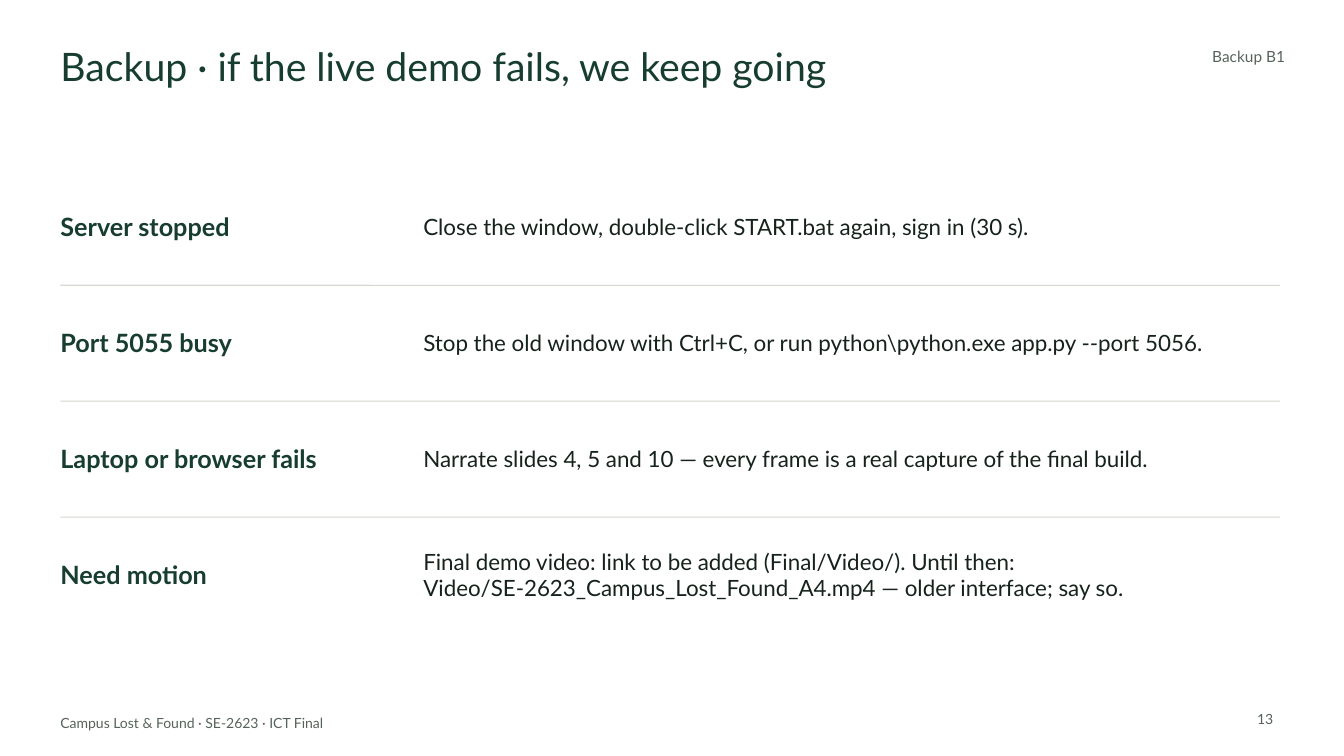
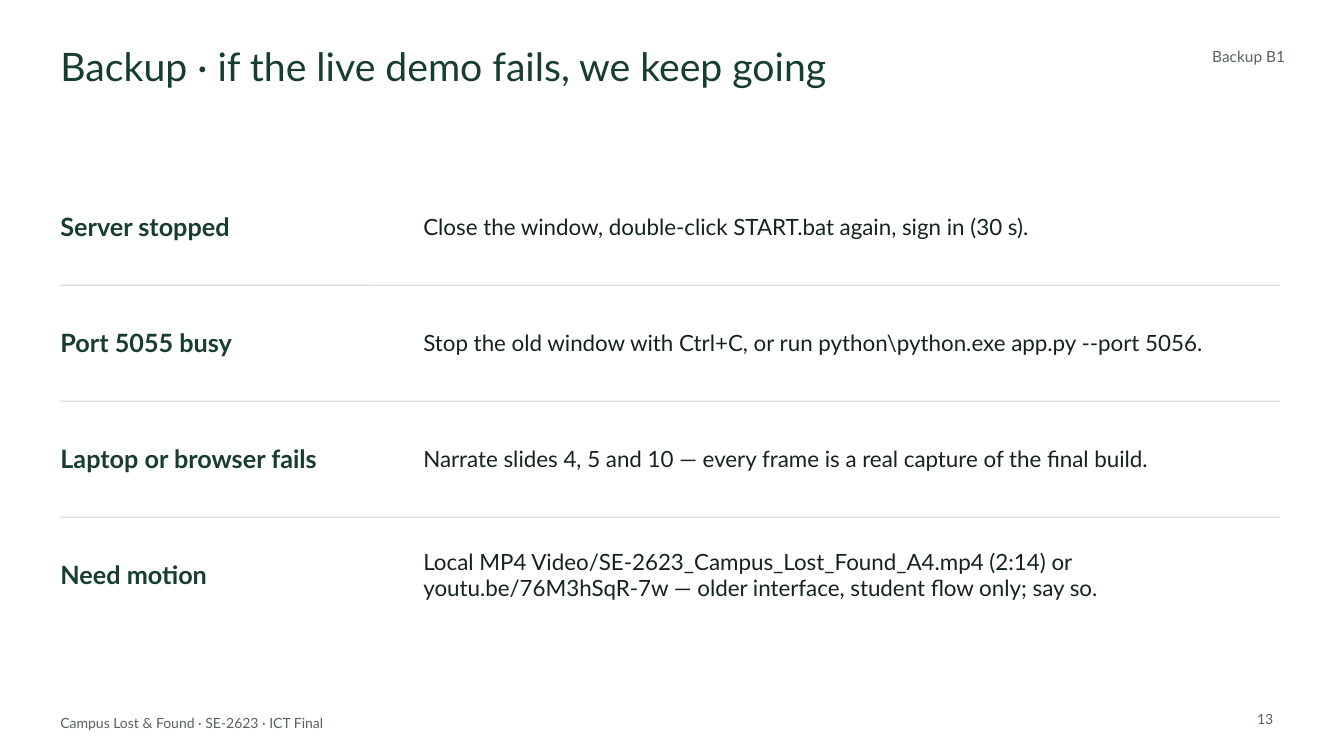
Before and after one commit to zondbebox/SE-2623_Endterm, a slide deck: slide 13 of Final/Presentation/Group_Team_ICT_FinalPresentation.pptx. Drawn at 1344x756 pixels with LibreOffice and Linux fonts; fonts in the diff are those of the drawing. Boxes give left, top, right and bottom in pixels: in the first picture for what was removed or moved away, otherwise in the second. Text is boxed around its words. In the diff, an @@ line names an element or a change of style, - is before the commit and + after.

Commit message:
Final: rely on live demo, keep Assignment 4 video as backup

```diff
--- a/Final/Presentation/Group_Team_ICT_FinalPresentation.pptx
+++ b/Final/Presentation/Group_Team_ICT_FinalPresentation.pptx
@@ text at (x1=423, y1=553, x2=1098, y2=600): text changed @@
-Final demo video: link to be added (Final/Video/). Until then: Video/SE-2623_Campus_Lost_Found_A4.mp4 — older interface; say so.
+Local MP4 Video/SE-2623_Campus_Lost_Found_A4.mp4 (2:14) or youtu.be/76M3hSqR-7w — older interface, student flow only; say so.
```
Also in this commit, not shown: 6 other files.
